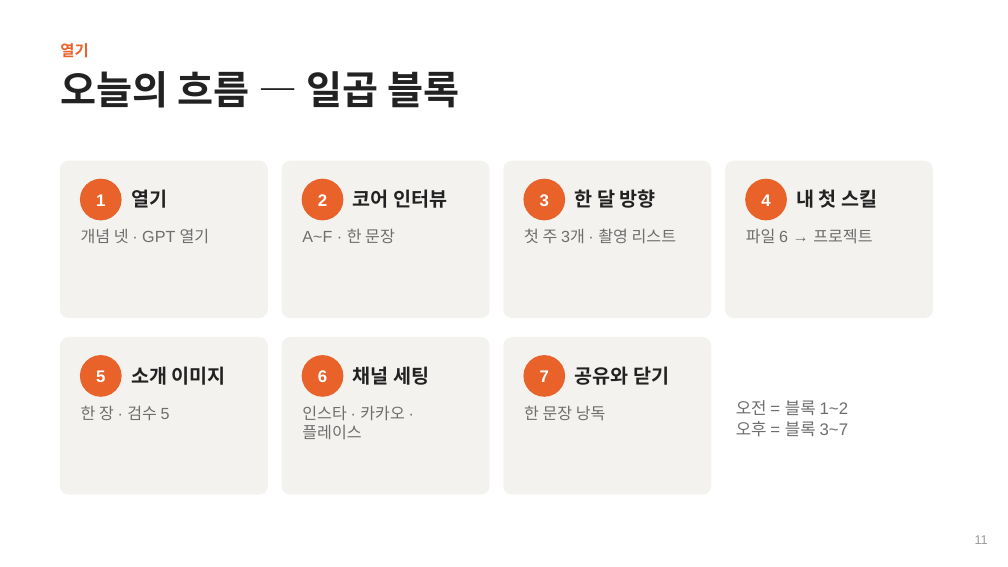
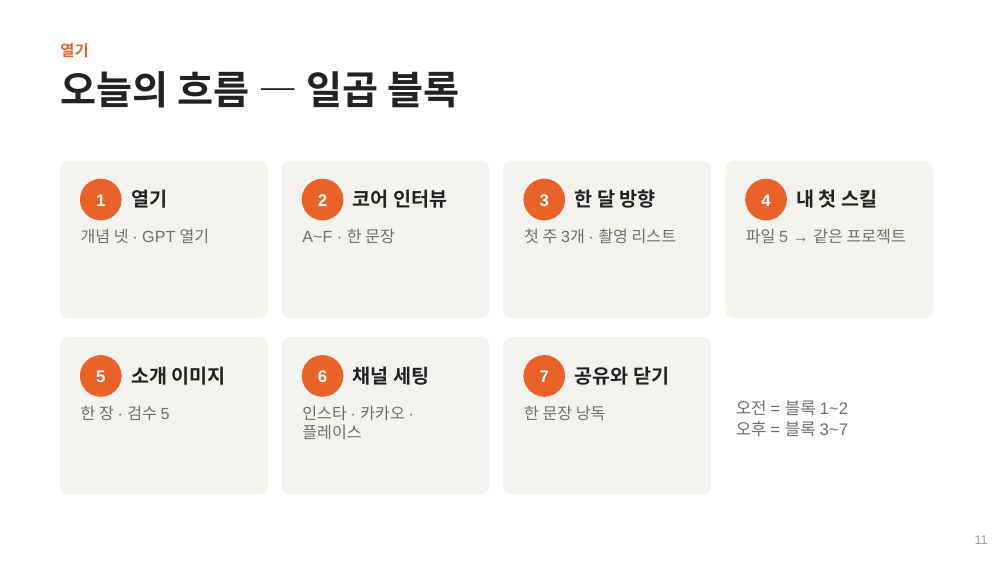
Before and after one commit to selfishclub/biz-gtm-core, a slide deck: slide 11 of course/1회차_교안_슬라이드.pptx. Drawn at 1008x567 pixels with LibreOffice and Linux fonts; fonts in the diff are those of the drawing. Boxes give left, top, right and bottom in pixels: in the first picture for what was removed or moved away, otherwise in the second. Text is boxed around its words. In the diff, an @@ line names an element or a change of style, - is before the commit and + after.

```diff
--- a/course/1회차_교안_슬라이드.pptx
+++ b/course/1회차_교안_슬라이드.pptx
@@ text at [746, 228, 906, 243]: text changed @@
-파일 6 → 프로젝트
+파일 5 → 같은 프로젝트
```
Also in this commit, not shown: 10 other slides changed, 19 other files.
